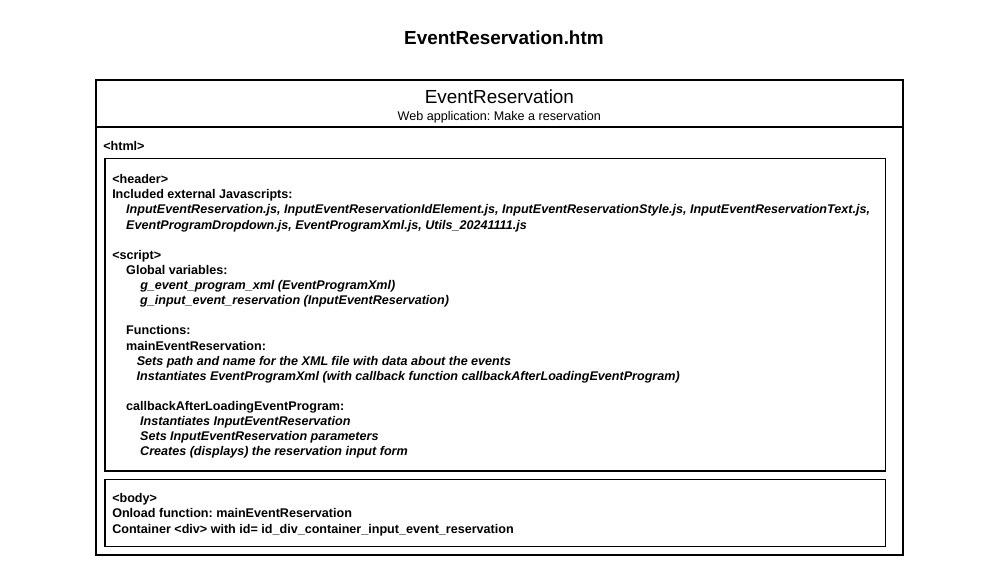
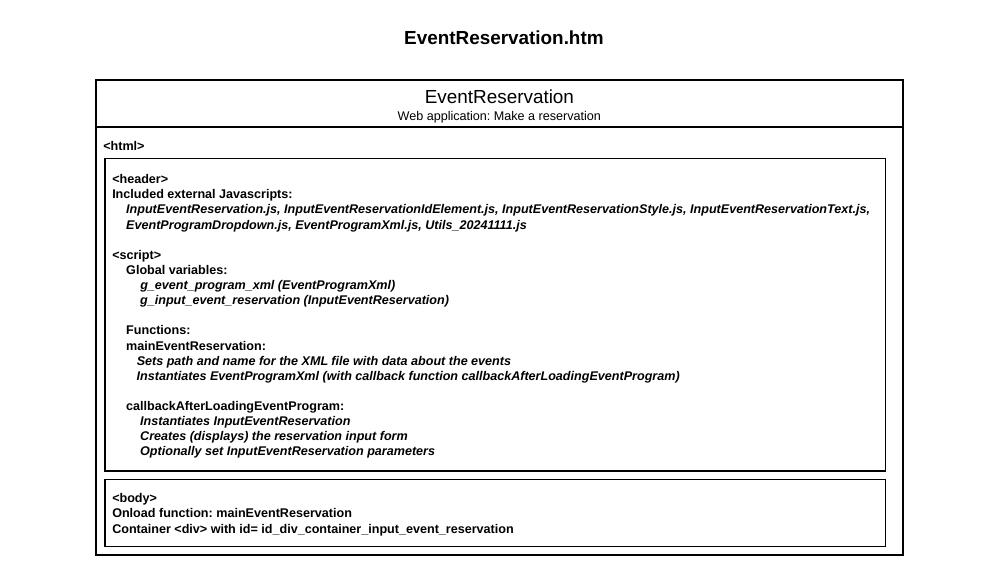
Before and after one commit to JazzLiveAarau/WwwReservationLayout, a slide deck: slide 2 of Description/InputEventReservation.pptx. Drawn at 1008x567 pixels with LibreOffice and Linux fonts; fonts in the diff are those of the drawing. Boxes give left, top, right and bottom in pixels: in the first picture for what was removed or moved away, otherwise in the second. Text is boxed around its words. In the diff, an @@ line names an element or a change of style, - is before the commit and + after.

Commit message:
Dropdown member functions in InputEventReservation

```diff
--- a/Description/InputEventReservation.pptx
+++ b/Description/InputEventReservation.pptx
@@ text in rectangle at box(140, 431, 379, 443): paragraph removed @@
-Sets InputEventReservation parameters
@@ text in rectangle at box(140, 446, 435, 458): paragraph added @@
+Optionally set InputEventReservation parameters
```
Also in this commit, not shown: 1 other slide changed, 4 other files.
